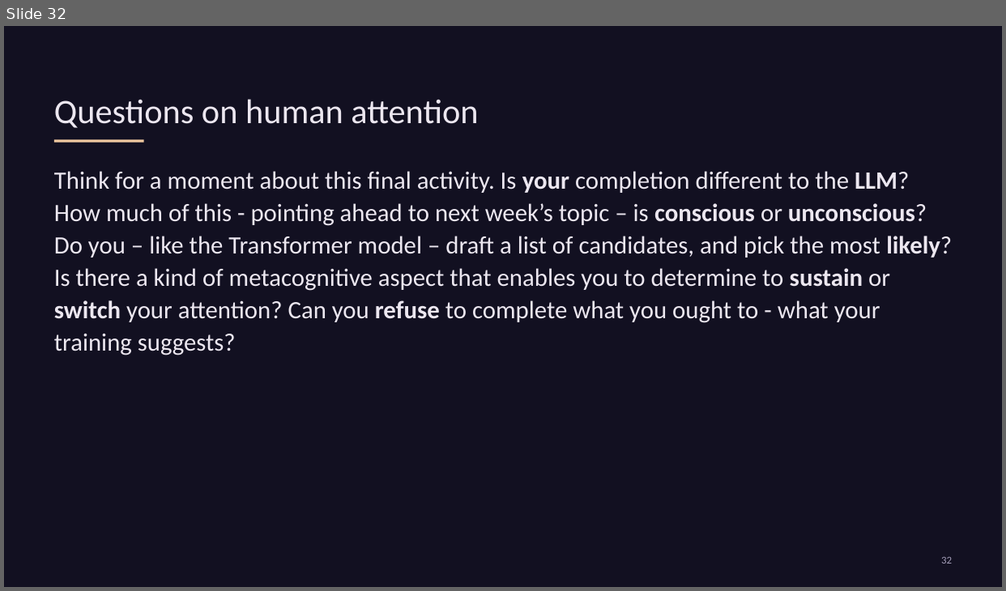
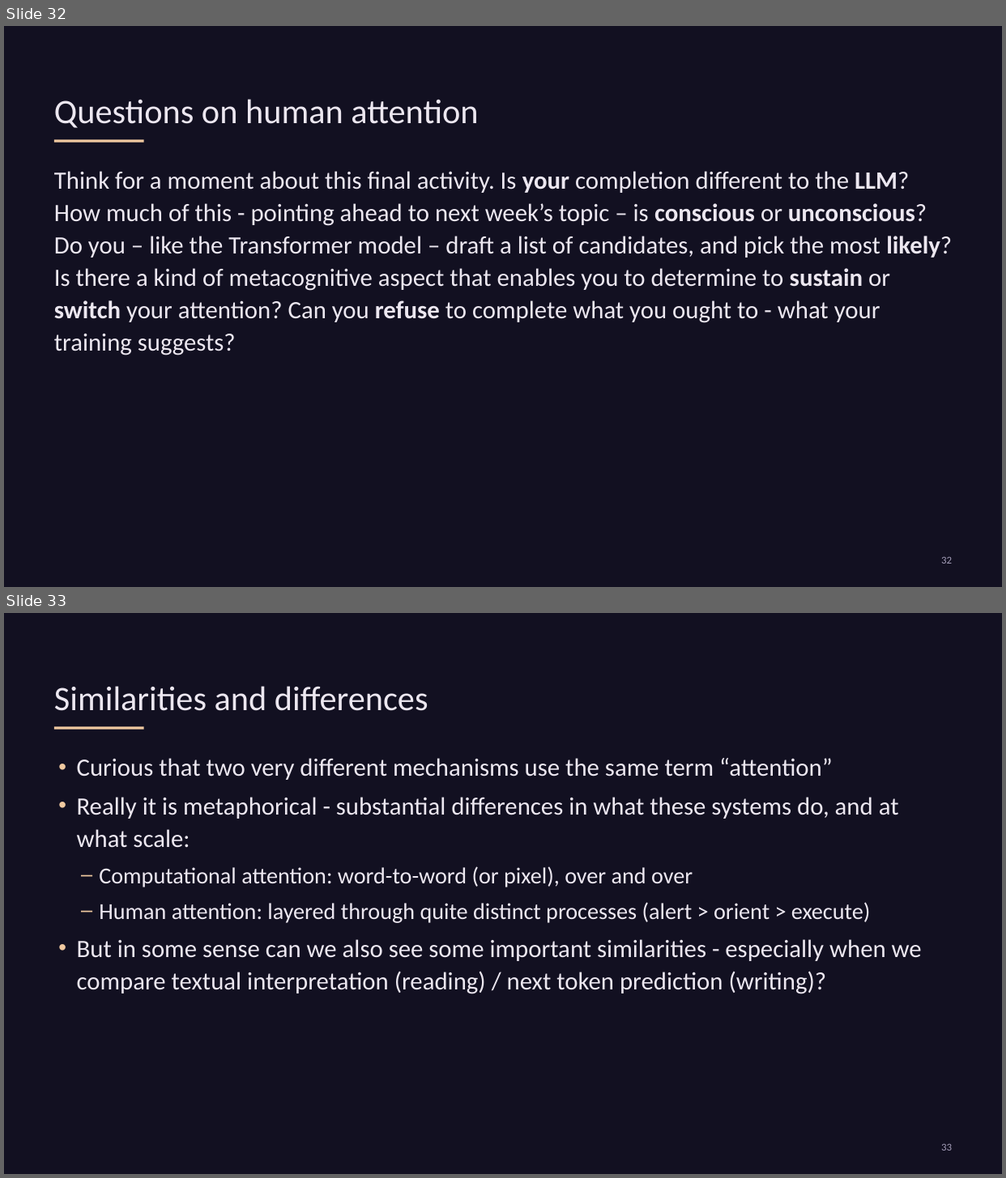
Before and after one commit to liammagee/machinespirits-content-philosophy, a slide deck: courses/479-fall-2026/479-lecture-4.pptx. Shown one above the other, each under a label of ours: slide 32 before the commit, slides 32 and 33 after it. The pictures are 1006x591 and 1006x1178 pixels, drawn with LibreOffice and Linux fonts; fonts in the diff are those of the drawing. Boxes give left, top, right and bottom in pixels: in the first picture for what was removed or moved away, otherwise in the second. Text is boxed around its words. In the diff, an @@ line names an element or a change of style, - is before the commit and + after.

```diff
--- a/courses/479-fall-2026/479-lecture-4.pptx
+++ b/courses/479-fall-2026/479-lecture-4.pptx
@@ slide 33 added at box(4, 613, 1002, 1174), background #121021 @@
@@ text added at box(54, 686, 428, 711), 33 pt, text #ECE7F0 @@
+Similarities and differences
@@ rectangle added at box(54, 726, 144, 730), fill #F0C9A0 @@
@@ text added at box(77, 758, 922, 995), 24 pt, text #ECE7F0 @@
+• Curious that two very different mechanisms use the same term “attention”
+• Really it is metaphorical - substantial differences in what these systems do, and at what scale:
+– Computational attention: word-to-word (or pixel), over and over
+– Human attention: layered through quite distinct processes (alert > orient > execute)
+• But in some sense can we also see some important similarities - especially when we compare textual interpretation (reading) / next token prediction (writing)?
@@ text added at box(941, 1144, 952, 1151), 10 pt, text #A49DB8 @@
+33
```
Also in this commit, not shown: 8 slides changed, 2 other slides added, 7 other files.
